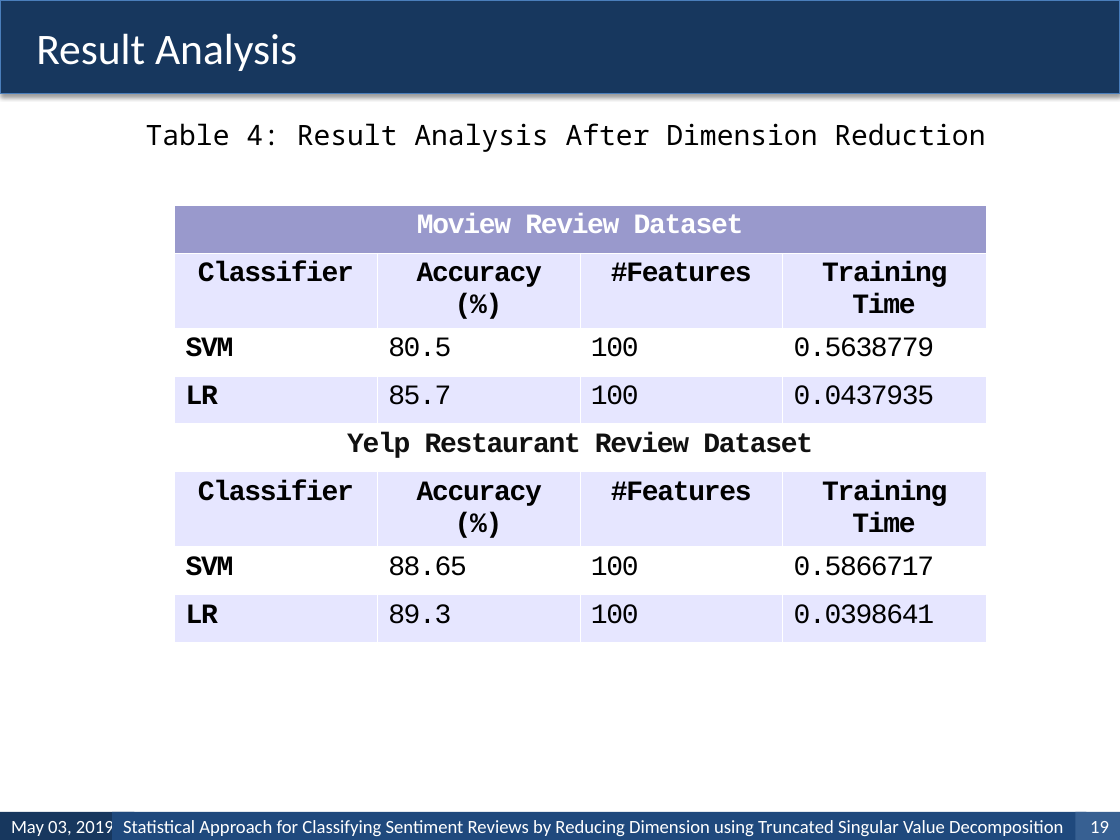
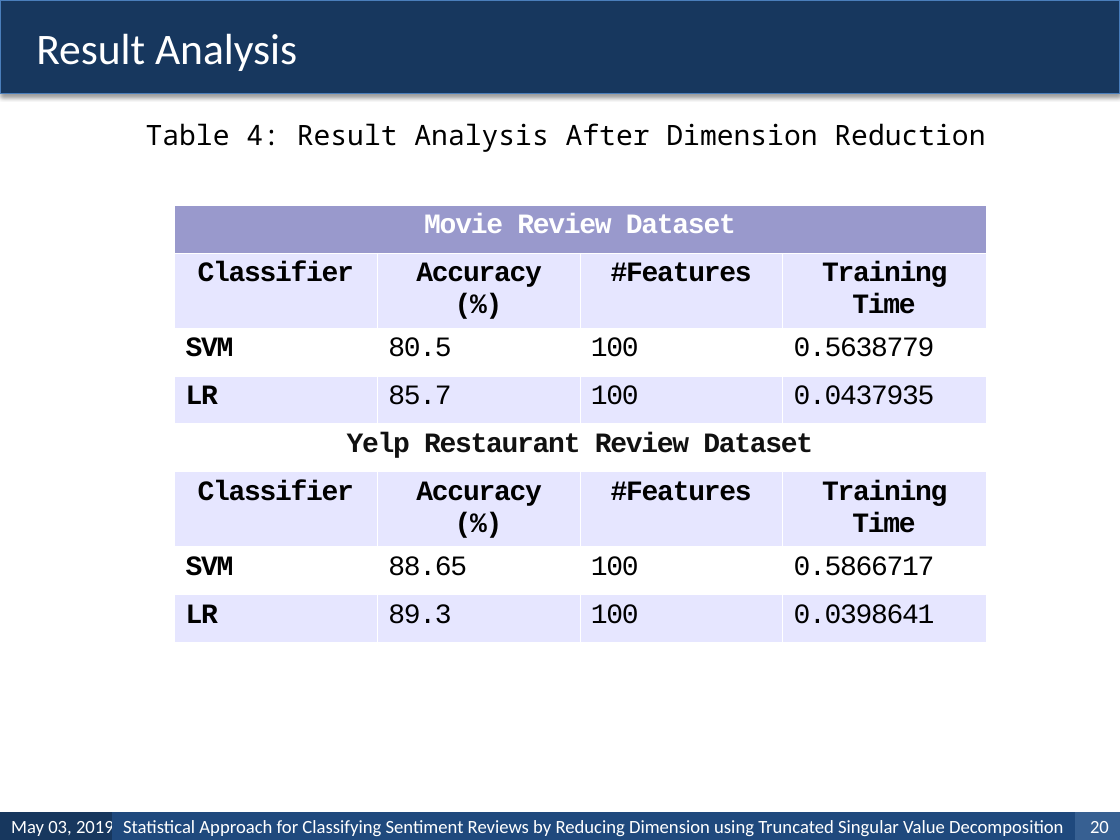
Before and after one commit to habibrahmanbd/Sent.Mining, a slide deck: slide 20 of ICASERT/Paper ID: 735.pptx (slide 19 before the commit). Drawn at 1120x840 pixels with LibreOffice and Linux fonts; fonts in the diff are those of the drawing. Boxes give left, top, right and bottom in pixels: in the first picture for what was removed or moved away, otherwise in the second. Text is boxed around its words. In the diff, an @@ line names an element or a change of style, - is before the commit and + after.

```diff
--- a/ICASERT/Paper ID: 735.pptx
+++ b/ICASERT/Paper ID: 735.pptx
@@ table at <box>175,205,986,628</box> @@
-row 1, column 1: Moview Review Dataset
+row 1, column 1: Movie Review Dataset
@@ letter spacing -0.9 to -0.8 pt @@
@@ page number at <box>1090,821,1109,833</box>: text changed @@
-19
+20
```
Also in this commit, not shown: 10 other slides changed, 1 slide added, 12 other files.
